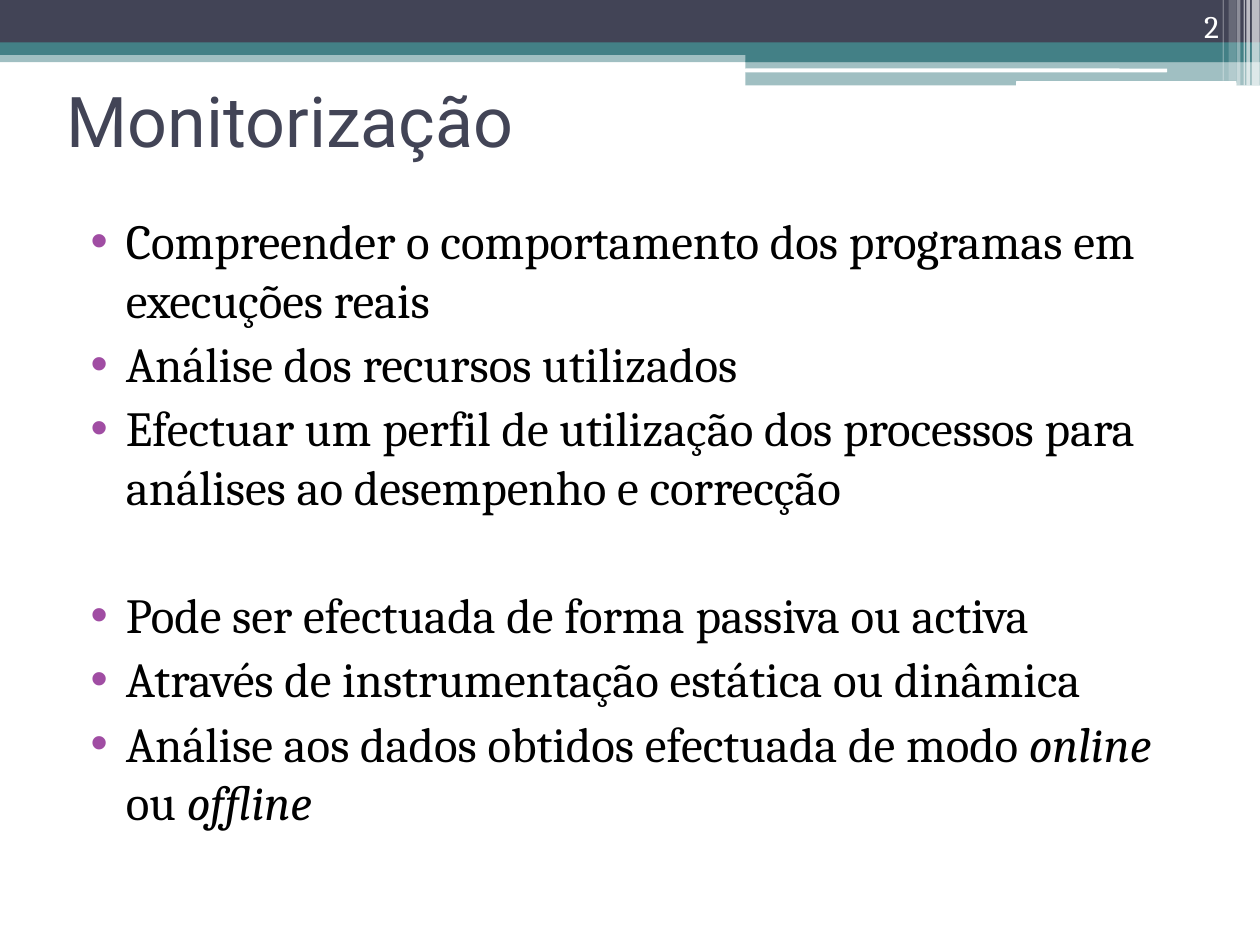
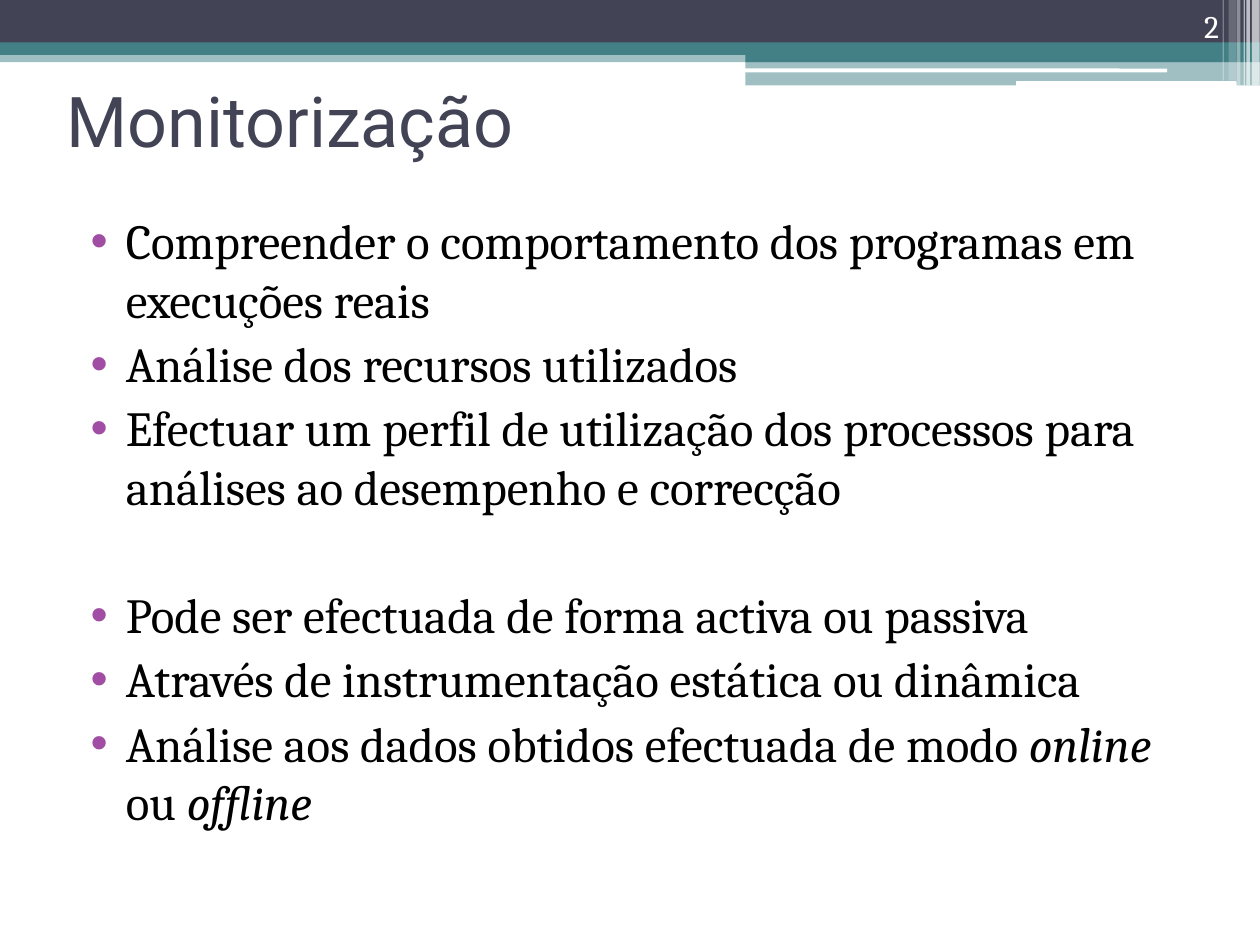
Before and after one commit to nunogmartins/cap_dissertation, a slide deck: slide 2 of doc/apresentacao_dissertacao.pptx. Drawn at 1260x945 pixels with LibreOffice and Linux fonts; fonts in the diff are those of the drawing. Boxes give left, top, right and bottom in pixels: in the first picture for what was removed or moved away, otherwise in the second. Text is boxed around its words. In the diff, an @@ line names an element or a change of style, - is before the commit and + after.

```diff
--- a/doc/apresentacao_dissertacao.pptx
+++ b/doc/apresentacao_dissertacao.pptx
@@ text at (126,598,1028,644): text changed @@
-• Pode ser efectuada de forma passiva ou activa
+• Pode ser efectuada de forma activa ou passiva
```
Also in this commit, not shown: 16 other slides changed.
